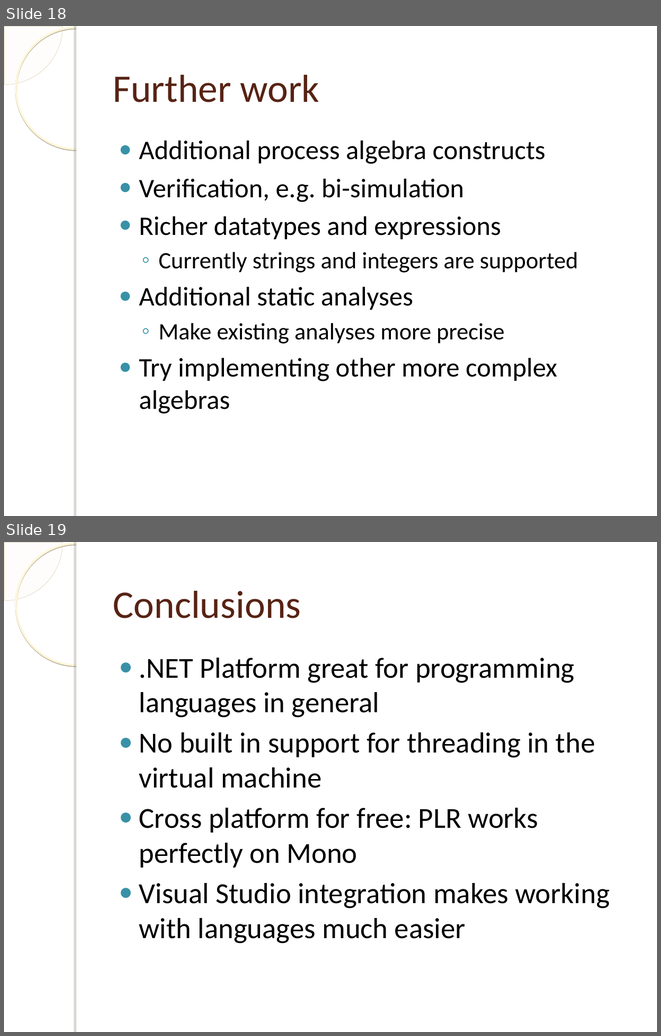
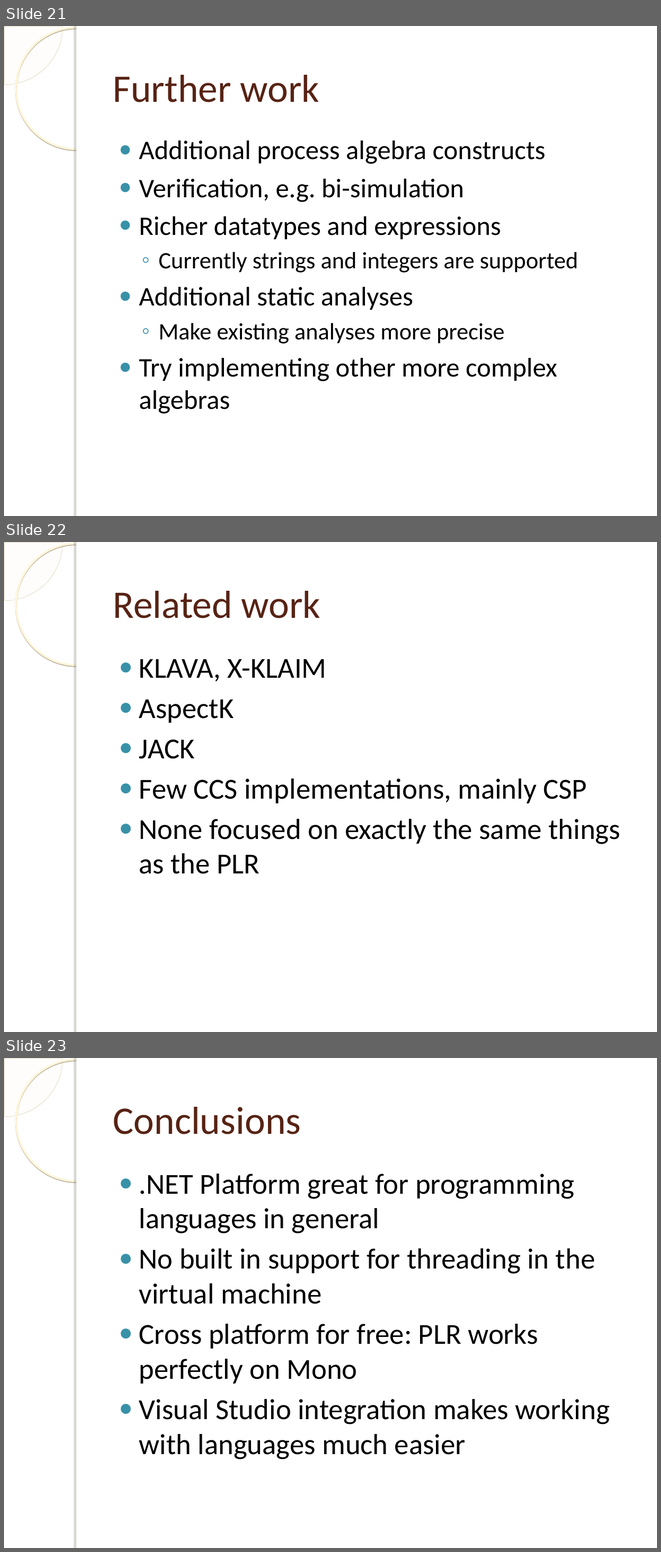
Before and after one commit to einaregilsson/Process-Language-Runtime, a slide deck: presentation.ppt. Shown one above the other, each under a label of ours: slides 18 and 19 before the commit, slides 21, 22 and 23 after it. The pictures are 661x1036 and 661x1552 pixels, drawn with LibreOffice and Linux fonts; fonts in the diff are those of the drawing; background and template pictures are left out. Boxes give left, top, right and bottom in pixels: in the first picture for what was removed or moved away, otherwise in the second. Text is boxed around its words. In the diff, an @@ line names an element or a change of style, - is before the commit and + after.

```diff
--- a/presentation.ppt
+++ b/presentation.ppt
@@ slide 22 added at bbox=[4, 542, 657, 1032], background picture (left out); not listed: 4 template elements that a slide beside it also shows @@
@@ title added at bbox=[113, 591, 321, 618], 43 pt, text #572314 @@
+Related work
@@ text added at bbox=[139, 659, 620, 874], 32 pt, text #000000 @@
+● KLAVA, X-KLAIM
+● AspectK
+● JACK
+● Few CCS implementations, mainly CSP
+● None focused on exactly the same things as the PLR
@@ what was slide 18 is now slide 21 @@
@@ what was slide 19 is now slide 23 @@
```
Also in this commit, not shown: 3 slides changed, 4 other slides added, 1 slide removed.
